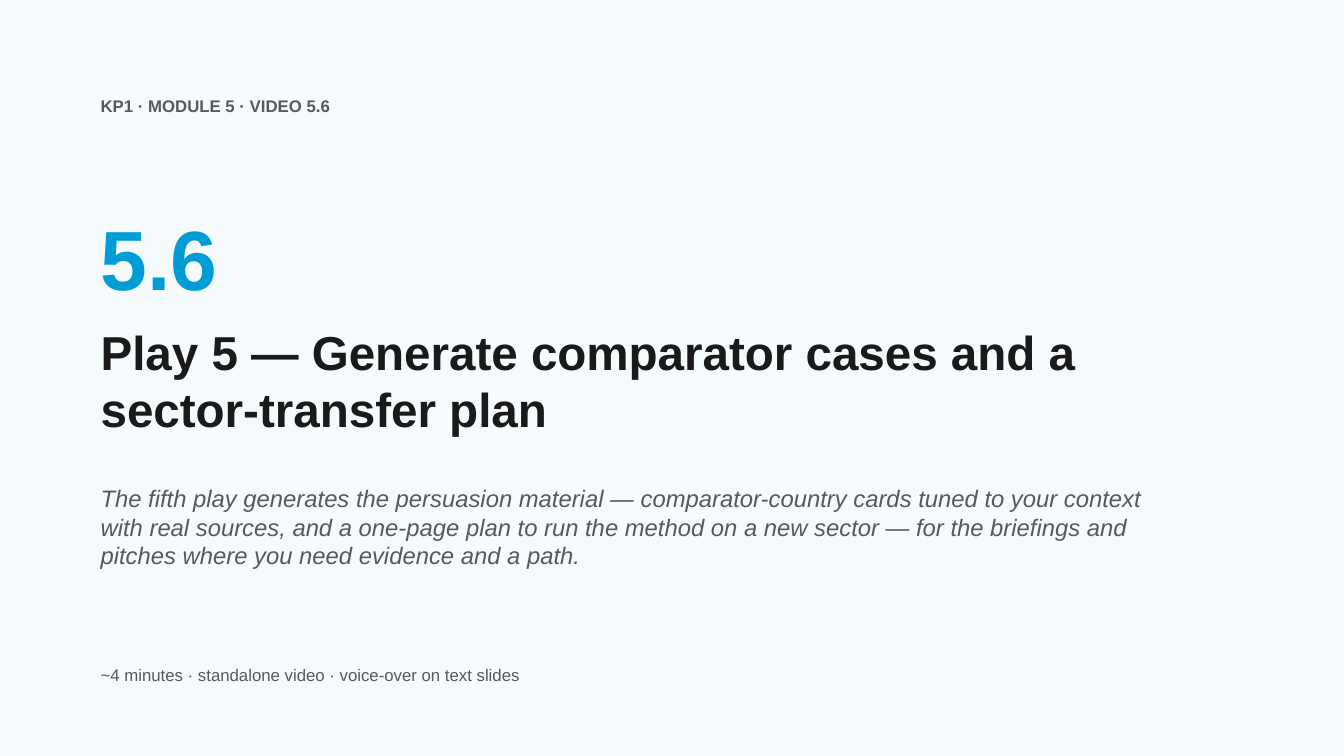
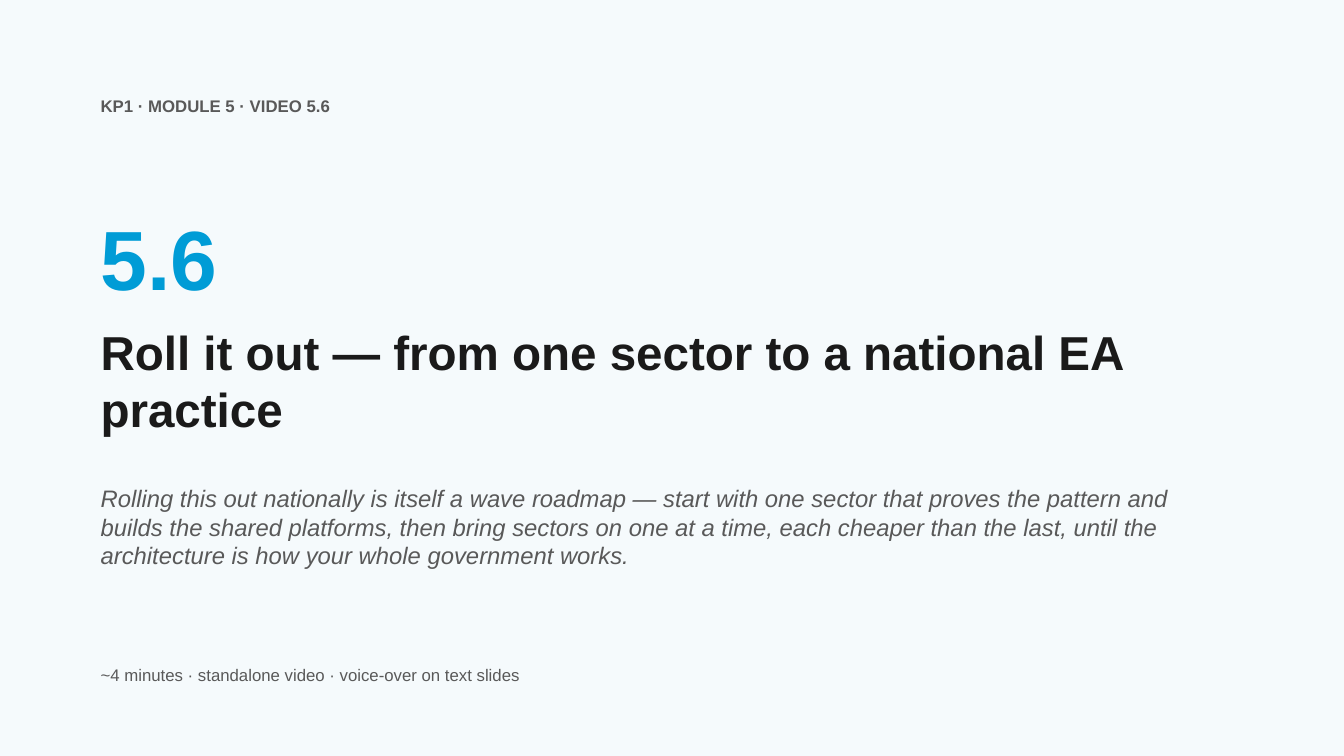
Before and after one commit to aarelaponin/geatdm-framework, a slide deck: slide 38 of 10-Knowledge-Products/KP1-GEA/videos/module_5/en/decks/KP1_M5_Deck_v0.1.pptx. Drawn at 1344x756 pixels with LibreOffice and Linux fonts; fonts in the diff are those of the drawing. Boxes give left, top, right and bottom in pixels: in the first picture for what was removed or moved away, otherwise in the second. Text is boxed around its words. In the diff, an @@ line names an element or a change of style, - is before the commit and + after.

```diff
--- a/10-Knowledge-Products/KP1-GEA/videos/module_5/en/decks/KP1_M5_Deck_v0.1.pptx
+++ b/10-Knowledge-Products/KP1-GEA/videos/module_5/en/decks/KP1_M5_Deck_v0.1.pptx
@@ text at (x1=101, y1=335, x2=1124, y2=436): text changed @@
-Play 5 — Generate comparator cases and a sector-transfer plan
+Roll it out — from one sector to a national EA practice
@@ text at (x1=101, y1=489, x2=1168, y2=569): text changed @@
-The fifth play generates the persuasion material — comparator-country cards tuned to your context with real sources, and a one-page plan to run the method on a new sector — for the briefings and pitches where you need evidence and a path.
+Rolling this out nationally is itself a wave roadmap — start with one sector that proves the pattern and builds the shared platforms, then bring sectors on one at a time, each cheaper than the last, until the architecture is how your whole government works.
```
Also in this commit, not shown: 35 other slides changed, 15 slides added, 15 slides removed, 58 other files.
